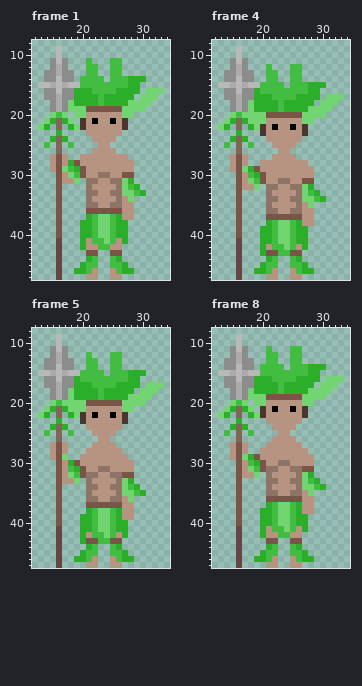
Edited in one commit: pixel-art file (The Fallen Guardian/Assets/Art/Characters/NPC/Cheif.aseprite). Above: the version before the commit.
48x48 pixels, 8 frames. Shown: frame 1: x 12..34, y 8..47; frame 4: x 12..34, y 8..47; frame 5: x 12..34, y 8..47; frame 8: x 12..34, y 8..47. The commit also changed other frames, which this record leaves out.
The result:
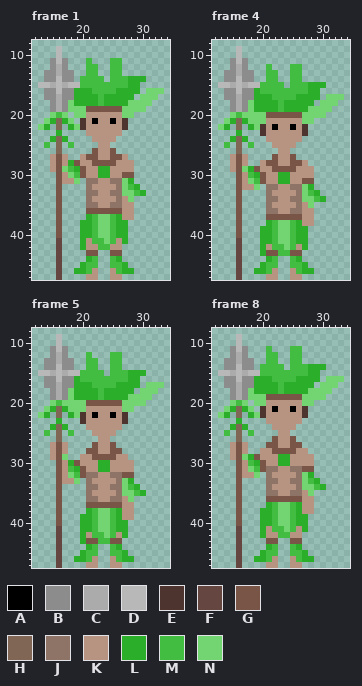
Palette (. is transparent): A #000000  B #8c8c8c  C #ababab  D #b8b8b8  E #4e342e  F #664640  G #795548  H #806654  J #8d7466  K #b69481  L #2baf2b  M #42bd41  N #72d572
The exact change:
Frame 1, layer "Base":
y 26: x 22 K -> G; x 25 K -> G
y 27: x 21..22 KK -> GG; x 25..26 KK -> GG
y 28: x 22..25 KKKK -> GGGG
y 29: x 23..24 KK -> LL
y 30: x 23..24 JJ -> LL
Frame 4, layer "Base":
y 27: x 22 K -> G; x 25 K -> G
y 28: x 21..22 KK -> GG; x 25..26 KK -> GG
y 29: x 22..25 KKKK -> GGGG
y 30: x 23..24 KK -> LL
y 31: x 23..24 JJ -> LL
Frame 5, layer "Base": the same change as frame 4
Frame 8, layer "Base": the same change as frame 1
Boxes around the changes in both pictures, in picture pixels (x1, y1, x2, y2):
changed: (86, 148, 122, 178)
changed: (266, 154, 302, 184)
changed: (86, 442, 122, 472)
changed: (266, 436, 302, 466)
